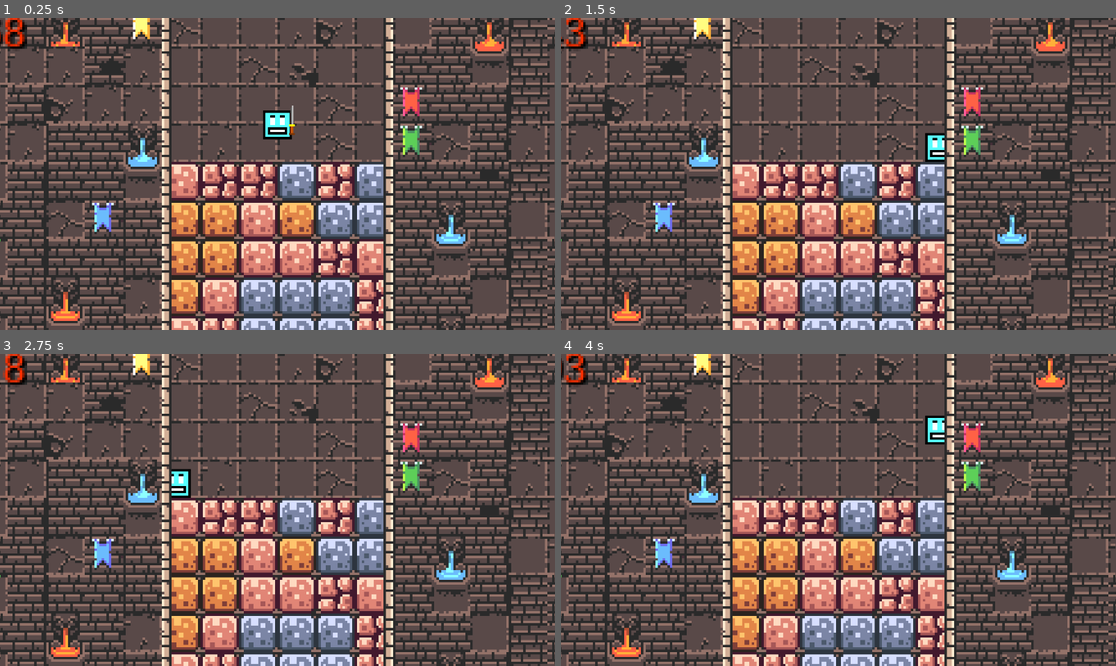
Above: before the commit, frames 1-4 (two rows, left to right).
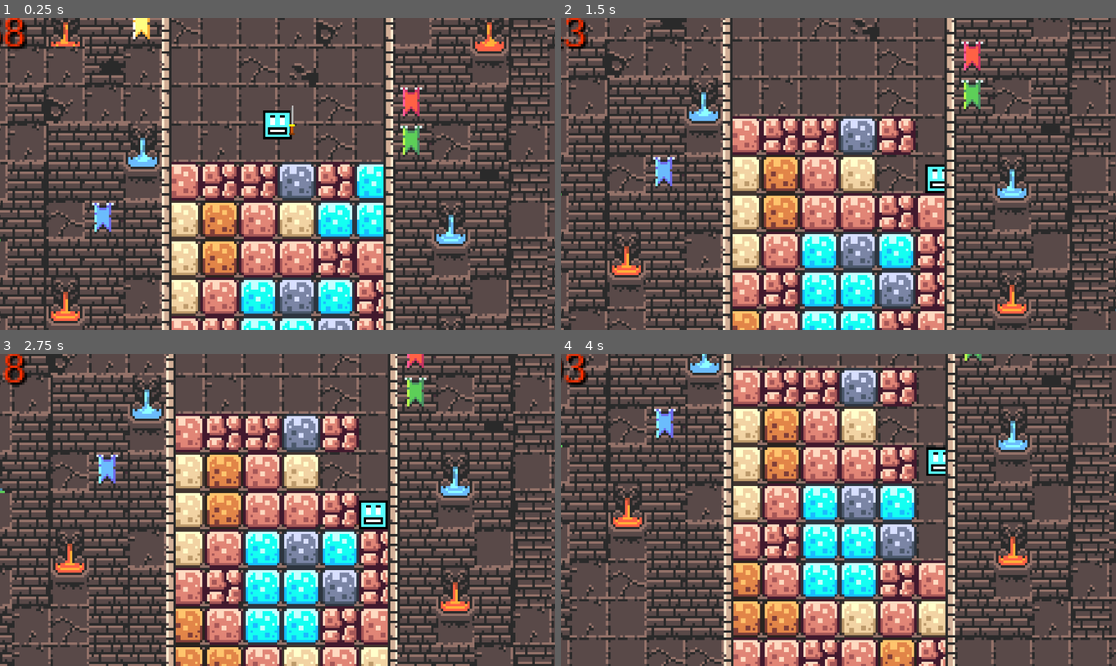
Above: after the commit, the same moments.

Repository: Deadly-pro/Godotpuzzle
Game: Godot game, scene res://root.tscn
Two runs of this game, one before a commit and one after it. Both use one fixed random seed, a clock stepped at 60 frames per second and the inputs below.
Inputs (mouse positions are in pixels of both pictures, inside the frame that each line leads up to):
- Up to frame 1 (0.25 s): no input
- Up to frame 2 (1.5 s): tap Enter (ui_accept) at 0.5, 0.77 s; move the mouse to (655, 99) at 0.52 s; hold Right (ui_right) from 0.53 s (still down); click (655, 99) at 0.67 s; move the mouse to (727, 189) at 1.27 s
- Up to frame 3 (2.75 s): tap Enter (ui_accept) at 1.52 s; move the mouse to (333, 441) at 2.02 s; release Right (ui_right) at 2.03 s; hold Left (ui_left) from 2.03 s (still down)
- Up to frame 4 (4 s): move the mouse to (810, 572) at 2.77 s; release Left (ui_left) at 2.78 s; hold Right (ui_right) from 2.78 s (still down); click (810, 572) at 2.92 s; tap Enter (ui_accept) at 3.02, 3.77 s; move the mouse to (1005, 556) at 3.52 s

The runs differ from the first frame. In frame 1, 5.6% of the frame differs, in the area x 30-70%, y 46-100%; in frame 2, 65%; in frame 3, 72%; in frame 4, 76%, in the area x 0-100%, y 0-100%.

Commit message:
Update world_gen.gd

Diff:
--- a/jumper_game/world_gen.gd
+++ b/jumper_game/world_gen.gd
@@ -1,32 +1,34 @@
 extends Node2D
 
 @onready var tiles = get_parent().get_node("/root/scene/TileMap2")
-@export  var noise_height_texture : NoiseTexture2D
-var source_id = 0
-var noise : Noise
+@export var noise_height_texture: NoiseTexture2D
 var width = 6
 var last_level = 0
+
 func _ready():
-	noise = noise_height_texture.noise
 	for i in range(20):
 		generate(i)
-func generate(y=last_level):
+
+func generate(y = last_level):
+	var noise = noise_height_texture.noise
 	for x in range(width):
-		var noise_value: float = noise.get_noise_2d(x,y)
-		if noise_value > 0.0:
-			if noise_value> 0.166:
-				tiles.set_cell(2,Vector2(x-3,y),0,Vector2i(0,1))
-			elif noise_value > 3.33:
-				tiles.set_cell(2,Vector2i(x-3,y),7,Vector2i(2,1))
-			else:
-				tiles.set_cell(2,Vector2i(x-3,y),3,Vector2i(4,1))
+		var noise_value: float = noise.get_noise_2d(x, y)
+		var position = Vector2i(x - width / 2, y)
+
+		if noise_value > 0.333:
+			tiles.set_cell(2, position, 0, Vector2i(0, 1))
+		elif noise_value > 0.166:
+			tiles.set_cell(2, position, 7, Vector2i(2, 1))
+		elif noise_value > 0.0:
+			tiles.set_cell(2, position, 3, Vector2i(4, 1))
+		elif noise_value < -0.333:
+			tiles.set_cell(2, position, 4, Vector2i(6, 2))
+		elif noise_value < -0.166:
+			tiles.set_cell(1, position, 5, Vector2i(6, 1))
 		else:
-			if noise_value< -0.166:
-				tiles.set_cell(1,Vector2i(x-3,y),5,Vector2i(6,1))
-			elif noise_value < -3.33:
-				tiles.set_cell(2,Vector2i(x-3,y),4,Vector2i(6,2))
-			else:
-				tiles.set_cell(2,Vector2i(x-3,y),6,Vector2i(5,1))
-		last_level += 1
+			tiles.set_cell(2, position, 6, Vector2i(5, 1))
+
+	last_level += 1
+
 func _process(delta):
 	pass
